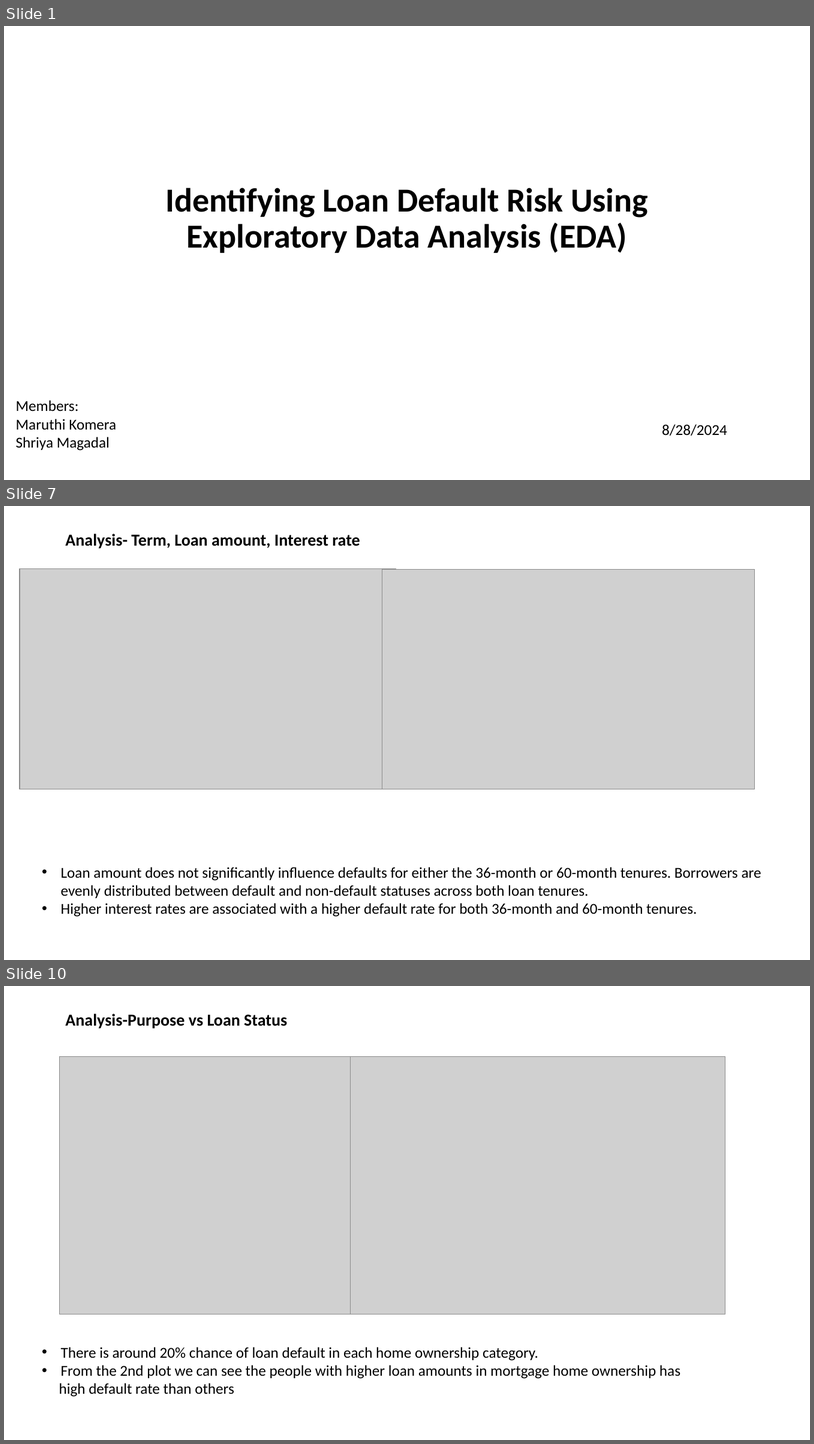
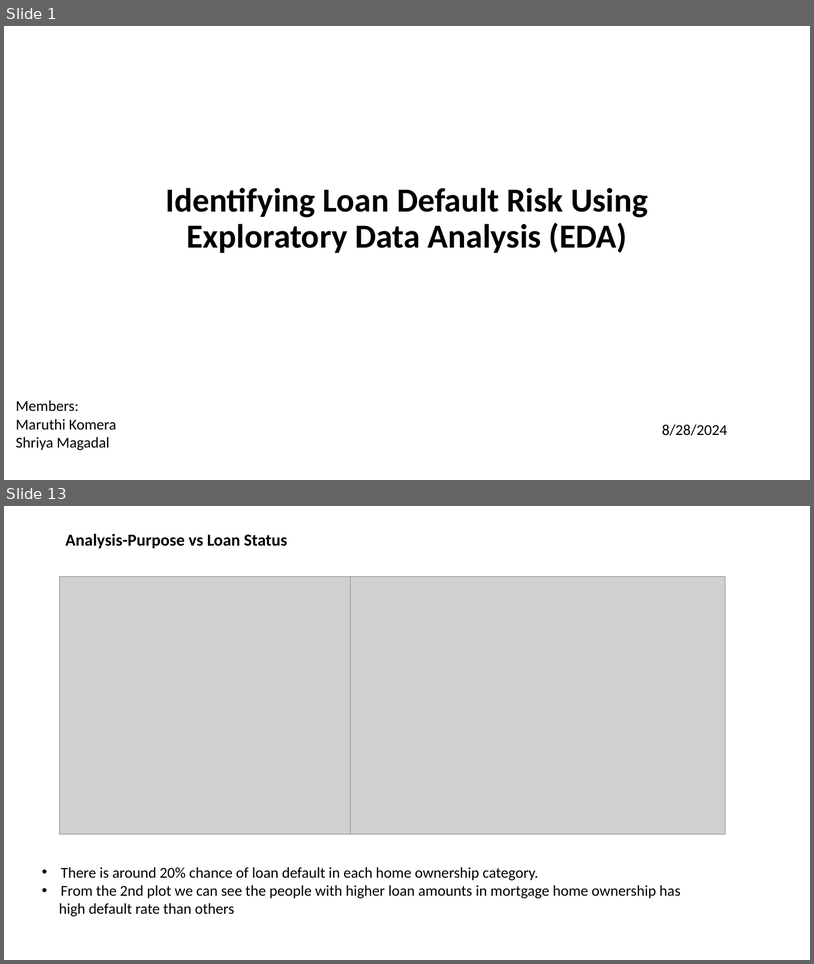
Before and after one commit to mkomera/Lending_ClubCase_Study, a slide deck: Lending_Club_Case_study.pptx. Shown one above the other, each under a label of ours: slides 1, 7 and 10 before the commit, slides 1 and 13 after it; the slides between them are not shown. The pictures are 814x1444 and 814x964 pixels, drawn with LibreOffice and Linux fonts; fonts in the diff are those of the drawing; grey boxes stand for pictures. Boxes give left, top, right and bottom in pixels: in the first picture for what was removed or moved away, otherwise in the second. Text is boxed around its words. In the diff, an @@ line names an element or a change of style, - is before the commit and + after.

```diff
--- a/Lending_Club_Case_study.pptx
+++ b/Lending_Club_Case_study.pptx
@@ slide 7 removed at (4, 506, 810, 960), background #FFFFFF @@
@@ title removed at (65, 534, 360, 549) @@
-Analysis- Term, Loan amount, Interest rate
@@ picture removed at (20, 568, 396, 789) @@
@@ picture removed at (383, 569, 755, 789) @@
@@ text removed at (61, 867, 762, 916) @@
-• Loan amount does not significantly influence defaults for either the 36-month or 60-month tenures. Borrowers are evenly distributed between default and non-default statuses across both loan tenures.
-• Higher interest rates are associated with a higher default rate for both 36-month and 60-month tenures.
@@ what was slide 10 is now slide 13 @@
```
Also in this commit, not shown: 6 slides changed, 5 slides added, 1 other slide removed.
